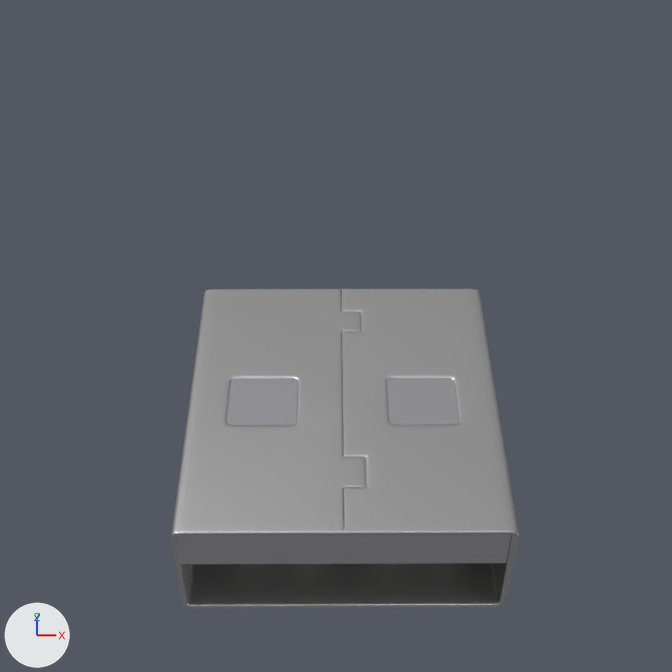
Two versions of the Blender file sketch/usb-imager.blend, one commit apart.
Both versions are drawn from the file's camera 'Camera.002'. The axes (+X, +Y, +Z) are drawn at lower left. The lights are the same throughout.

The older version as bpy lines, for what is in view:
```python
ob_chocofur_free_accessories_03 = bpy.data.objects.new('Chocofur_Free_Accessories_03', me_chocofur_free_accessories_03)
ob_chocofur_free_accessories_03.location = (-0.194, 0.687, 1.309)
ob_chocofur_free_accessories_03.rotation_euler = (3.142, 0.0, 1.575)  # degrees (180, 0, 90)
ob_chocofur_free_accessories_03.scale = (142.0, 142.0, 142.0)
```
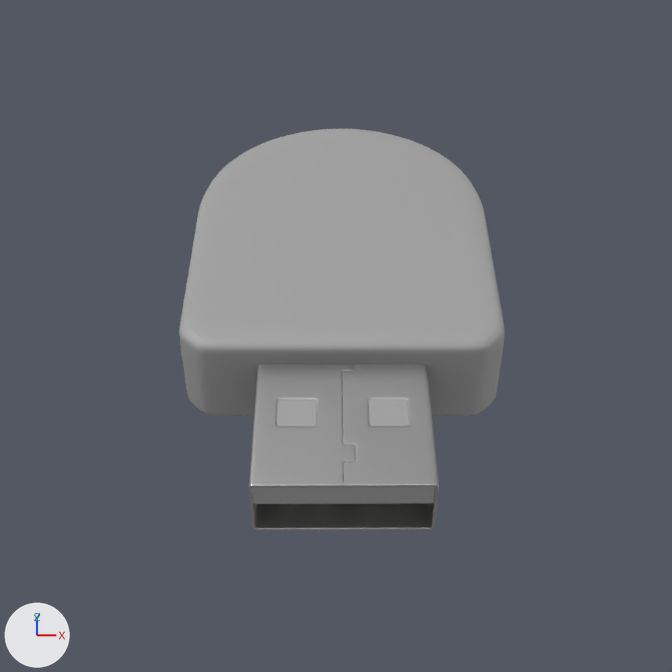
Diff of the bpy script that builds the scene:
```diff
--- a/sketch/usb-imager.blend.py
+++ b/sketch/usb-imager.blend.py
@@ mat_whiteplastic @@
 mat_whiteplastic = bpy.data.materials.new('whiteplastic')
-# nodes: BsdfAnisotropic x2, MixShader, OutputMaterial
-# colours: light grey #cbcbcb, light grey #bebccb
+# nodes: BsdfAnisotropic, BsdfDiffuse, MixShader, OutputMaterial
+# colours: light grey #cbcbcb, grey #a5a5a5
@@ me_cylinder @@
+me_cylinder.from_pydata(...)  # 82 vertices, 71 faces; spans x -1.41..1.41, y -1.96..1.56, z 0.0..0.47
+me_cylinder.polygons.foreach_set('use_smooth', [True] * 71)
+me_cylinder.materials.append(mat_whiteplastic)
@@ ob_chocofur_free_accessories_03 @@
 ob_chocofur_free_accessories_03 = bpy.data.objects.new('Chocofur_Free_Accessories_03', me_chocofur_free_accessories_03)
+ob_chocofur_free_accessories_03.parent = ob_cylinder
+ob_chocofur_free_accessories_03.matrix_parent_inverse = Matrix(((1.653, 0.0, 0.0, 0.325), (0.0, 1.653, 0.0, -3.599), (0.0, 0.0, 1.653, -2.177), (0.0, 0.0, 0.0, 1.0)))
 ob_chocofur_free_accessories_03.location = (-0.194, 0.687, 1.309)
-ob_chocofur_free_accessories_03.rotation_euler = (3.142, 0.0, 1.575)  # degrees (180, 0, 90)
-ob_chocofur_free_accessories_03.scale = (142.0, 142.0, 142.0)
+ob_chocofur_free_accessories_03.rotation_euler = (0.0, 3.142, -1.567)  # degrees (0, 180, -90)
+ob_chocofur_free_accessories_03.scale = (83.6, 83.6, 83.6)
 ob_chocofur_free_accessories_03.material_slots[0].link = 'OBJECT'; ob_chocofur_free_accessories_03.material_slots[0].material = mat_whiteplastic
@@ ob_cylinder @@
+ob_cylinder = bpy.data.objects.new('Cylinder', me_cylinder)
+ob_cylinder.location = (-0.197, 2.178, 1.317)
+ob_cylinder.scale = (0.605, 0.605, 0.605)
+_m = ob_cylinder.modifiers.new('Mirror', 'MIRROR')
+_m.use_axis = (False, False, True)
+_m = ob_cylinder.modifiers.new('Subsurf', 'SUBSURF')
+_m.levels = 2
```

Boxes (x1, y1, x2, y2) around the edits, measured in the pictures (672 x 672 px):
'Chocofur_Free_Accessories_03', recoloured, moved, turned, rescaled: before (171, 289, 518, 609); after (249, 364, 439, 531)
'Cylinder', added: after (179, 129, 505, 416)
